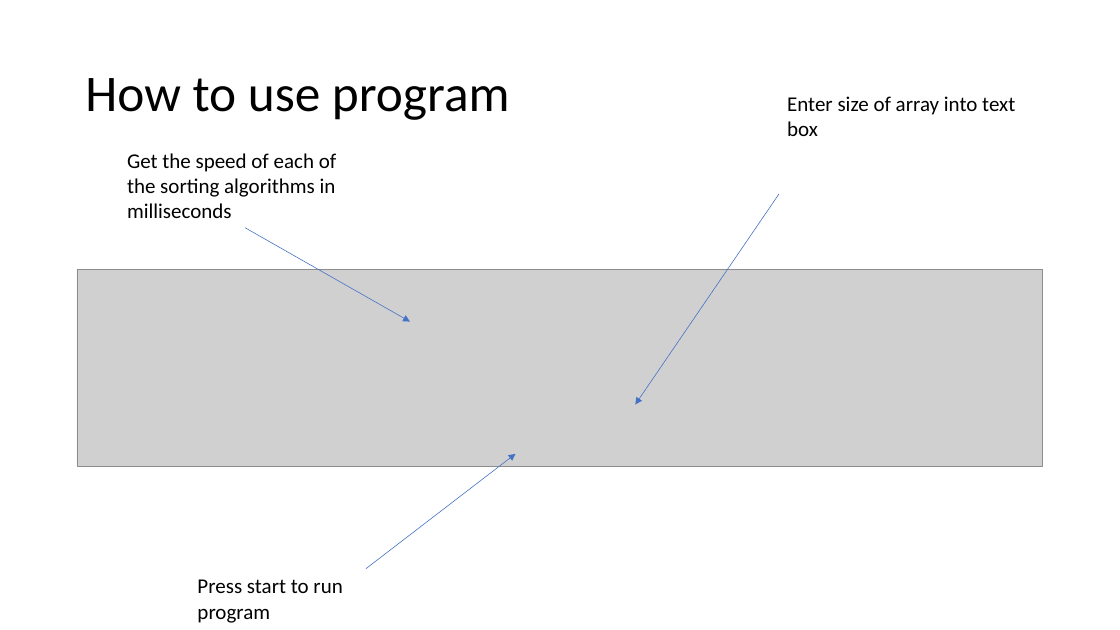
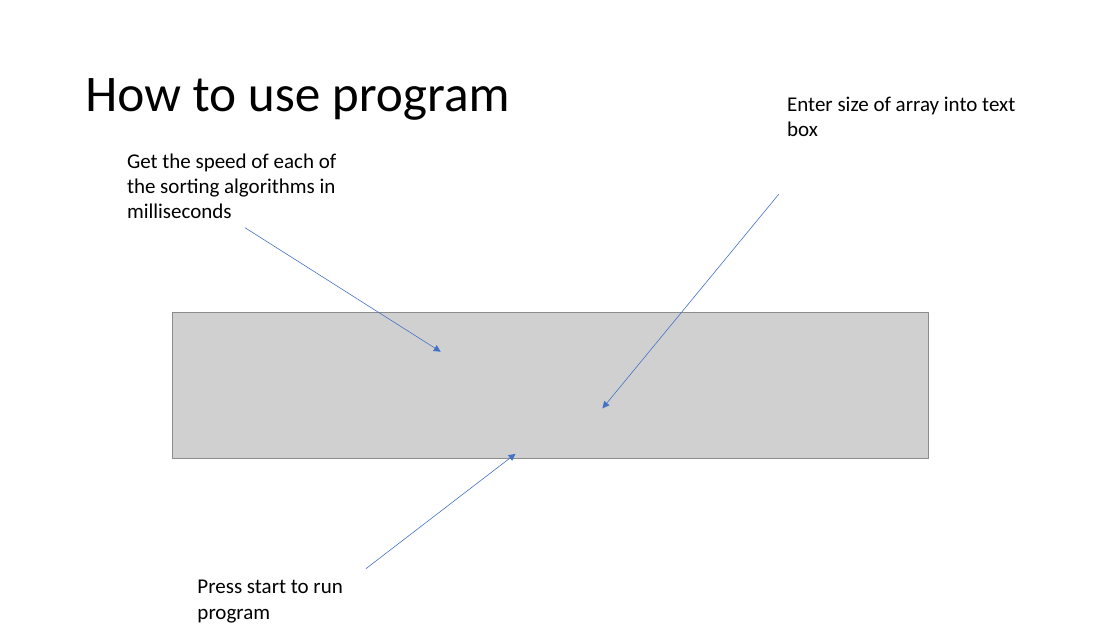
Before and after one commit to malcolm5858/Lab-1-cs-430, a slide deck: slide 3 of Lab-1-cs-430/Lab1Instructions.pptx. Drawn at 1120x630 pixels with LibreOffice and Linux fonts; fonts in the diff are those of the drawing; grey boxes stand for pictures. Boxes give left, top, right and bottom in pixels: in the first picture for what was removed or moved away, otherwise in the second. Text is boxed around its words. In the diff, an @@ line names an element or a change of style, - is before the commit and + after.

```diff
--- a/Lab-1-cs-430/Lab1Instructions.pptx
+++ b/Lab-1-cs-430/Lab1Instructions.pptx
@@ arrow moved from (779, 194) - (635, 405) to (779, 194) - (602, 408) @@
@@ arrow moved from (245, 228) - (410, 322) to (245, 228) - (441, 352) @@
@@ picture: place and size @@
-picture at [77, 269, 1044, 466]
+picture at [173, 313, 929, 459]
```
Also in this commit, not shown: 1 other slide changed, 5 other files.
